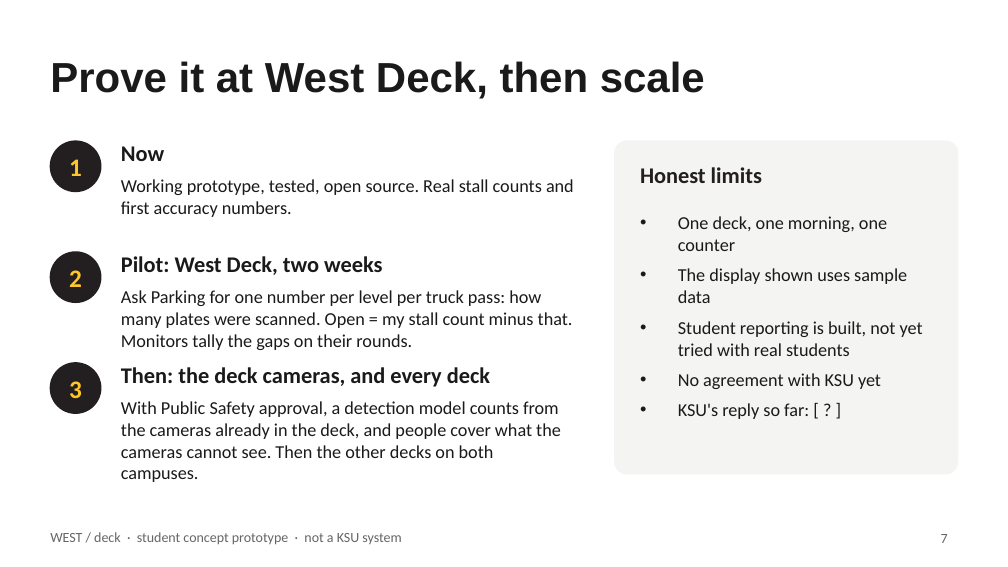
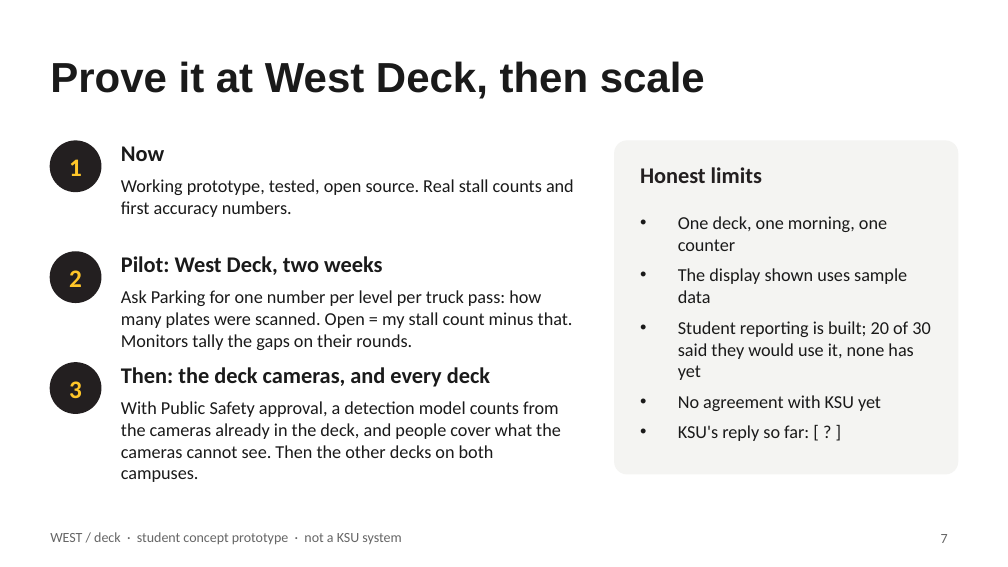
Before and after one commit to boots59/park.ai, a slide deck: slide 7 of submission/WEST-deck-pitch-DRAFT.pptx. Drawn at 1008x567 pixels with LibreOffice and Linux fonts; fonts in the diff are those of the drawing. Boxes give left, top, right and bottom in pixels: in the first picture for what was removed or moved away, otherwise in the second. Text is boxed around its words. In the diff, an @@ line names an element or a change of style, - is before the commit and + after.

```diff
--- a/submission/WEST-deck-pitch-DRAFT.pptx
+++ b/submission/WEST-deck-pitch-DRAFT.pptx
@@ text at (678, 321, 930, 380): text changed @@
-• Student reporting is built, not yet tried with real students
+• Student reporting is built; 20 of 30 said they would use it, none has yet
```
Also in this commit, not shown: 1 other slide changed, 3 other files.
